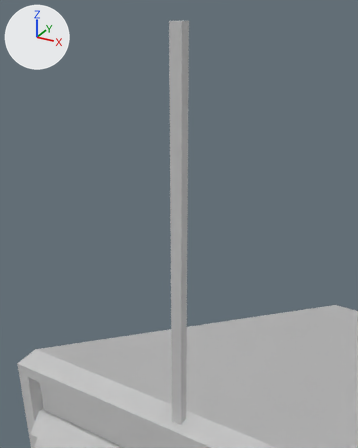
Renders of the FBX model Project/Assets/Models/IceStaionEntrance.FBX from each side of a commit.
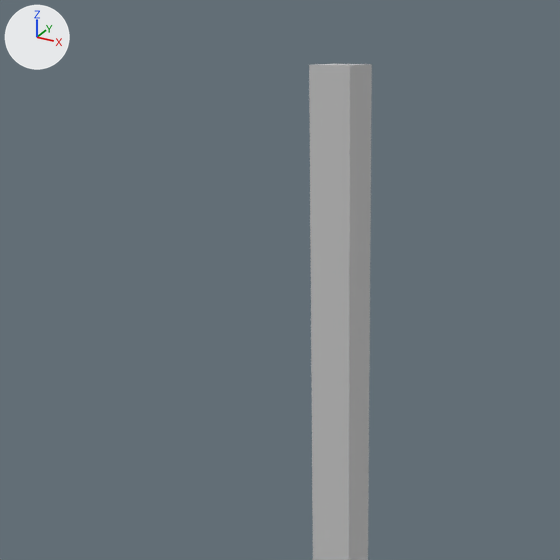
The first picture shows the older version from a 50 mm lens placed at (-19.31, -22.44, 15.25), pointed at (-20.85, -19.64, 13.85). The close-ups show both versions on the part from 20% to 70% of the width and 0% to 40% of the height of that picture. Every picture has the same lights, and +X, +Y and +Z are marked at upper left. Where no turn or scale is listed for an object, it has been applied to the vertices.

Names of what the first close-up shows: 'IceStation_Beacon', 'IceStation_Entrance'.
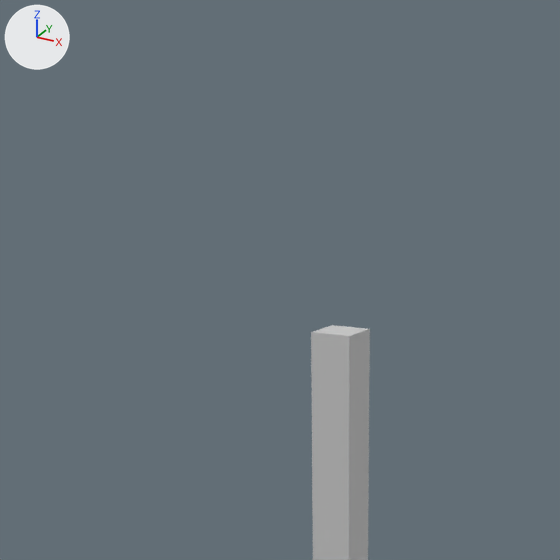
What differs and where, as boxes (x1, y1, x2, y2) in the close-ups (560 x 560 px):
'IceStation_Beacon', deleted
    before: (309, 64, 372, 336)

The edits, one by one:
Object 'IceStation_Beacon' (ob_icestation_beacon) is deleted.
